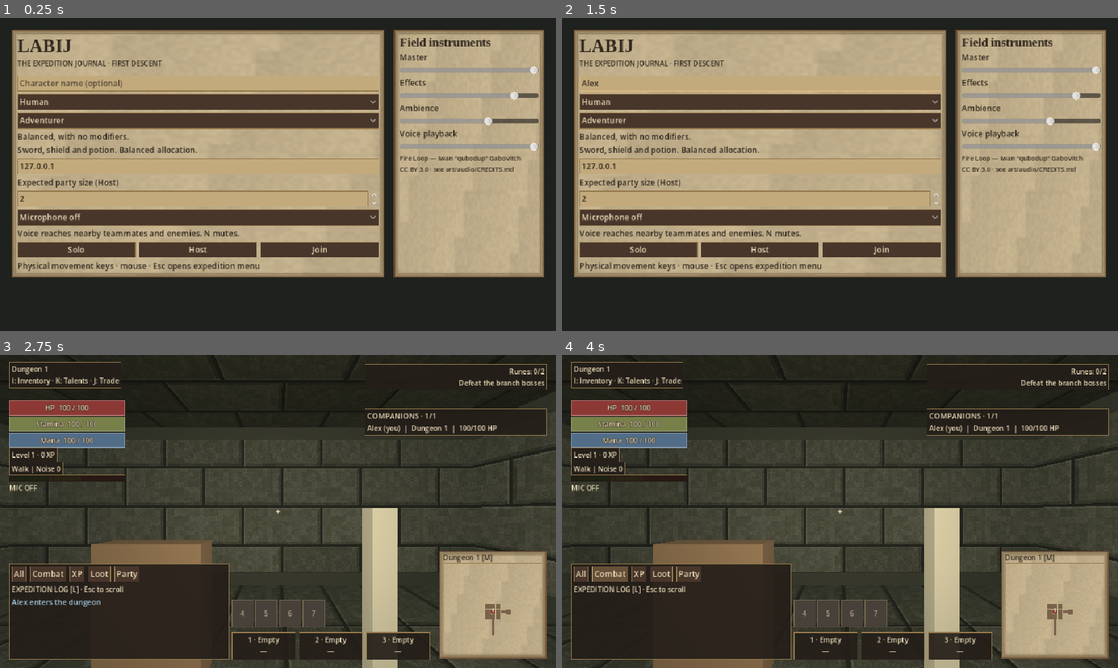
Above: before the commit, frames 1-4 (two rows, left to right).
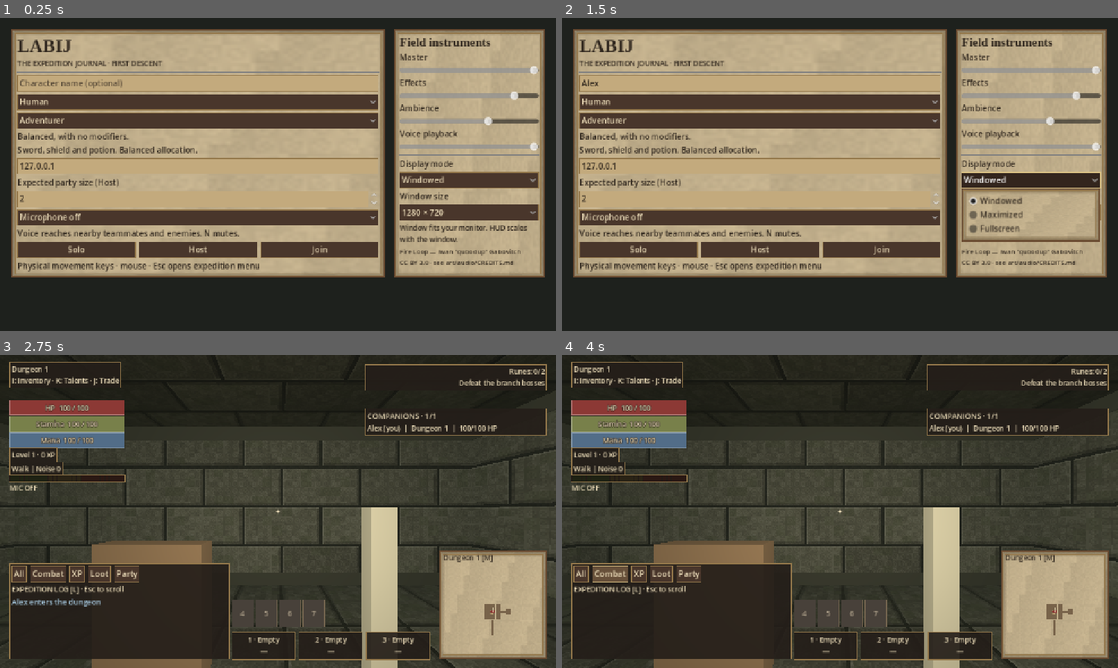
Above: after the commit, the same moments.

Repository: tdonnenfeld/LABIJ
Game: Godot game, scene res://game/main.tscn
Same seed, same stepped clock (60 frames per second), same inputs: the game is played once before the commit and once after it. Sound files missing from this copy of the repository are replaced by a short silence.
Inputs (mouse positions are in pixels of both pictures, inside the frame that each line leads up to):
- Up to frame 1 (0.25 s): no input
- Up to frame 2 (1.5 s): click (762, 83) at 0.52 s; type "Alex" at 0.6 s; click (1029, 180) at 1.25 s, where only the run after the commit has a clickable "Windowed"
- Up to frame 3 (2.75 s): click "Solo" at 2 s
- Up to frame 4 (4 s): click "All" at 2.75 s; click "Combat" at 3.5 s

The runs differ from the first frame. In frame 1, 10% of the frame differs, in the area x 2-98%, y 3-83%; in frame 2, 10%; in frame 3, 5.2%; in frame 4, 5.1%.

Commit message:
Increase default window size and add persistent display settings

Diff:
--- a/game/main.gd
+++ b/game/main.gd
@@ -3,6 +3,8 @@
 const NetMotion = preload("res://game/network/net_motion.gd")
 const PlayerSettings = preload("res://game/ui/player_settings.gd")
 const EscapeMenu = preload("res://game/ui/escape_menu.gd")
+const DisplayControls = preload("res://game/ui/display_controls.gd")
+var main_display: VBoxContainer
 var settings := PlayerSettings.new()
 var escape_menu: Control
 var lobby_locked := false
@@ -127,6 +129,7 @@
 	else:
 		AudioMix.ensure()
 		settings.load_file()
+		settings.apply_display(get_window())
 		_build_menu()
 		var canvas := CanvasLayer.new()
 		add_child(canvas)
@@ -445,6 +448,10 @@
 	audio_panel.add_child(audio_title)
 	for entry in [["Master", "Master", 1.0], ["Effects", AudioMix.EFFECTS, 0.85], ["Ambience", AudioMix.AMBIENCE, 0.65], ["Voice playback", AudioMix.VOICE, 1.0]]:
 		add_audio_slider(audio_panel, entry[0], entry[1], entry[2])
+	audio_panel.add_child(HSeparator.new())
+	main_display = DisplayControls.new()
+	main_display.settings = settings
+	audio_panel.add_child(main_display)
 	var credit := Label.new()
 	credit.text = "Fire Loop — Iwan \"qubodup\" Gabovitch\nCC BY 3.0 · see art/audio/CREDITS.md"
 	credit.add_theme_font_size_override("font_size", 11)
@@ -585,6 +592,7 @@
 		_remove(id)
 	Input.mouse_mode = Input.MOUSE_MODE_VISIBLE
 	if menu:
+		main_display.refresh()
 		menu.show()
 		status.text = "Choose Solo, Host or Join"
 
--- /dev/null
+++ b/game/ui/display_controls.gd
@@ -0,0 +1,49 @@
+extends VBoxContainer
+
+const Settings = preload("res://game/ui/player_settings.gd")
+signal changed
+var settings: RefCounted
+var mode_select: OptionButton
+var size_select: OptionButton
+var notice: Label
+
+func _ready() -> void:
+	var mode_label := Label.new()
+	mode_label.text = "Display mode"
+	add_child(mode_label)
+	mode_select = OptionButton.new()
+	for title in Settings.DISPLAY_MODES:
+		mode_select.add_item(title)
+	add_child(mode_select)
+	var size_label := Label.new()
+	size_label.text = "Window size"
+	add_child(size_label)
+	size_select = OptionButton.new()
+	for resolution in Settings.RESOLUTIONS:
+		size_select.add_item("%d × %d" % [resolution.x, resolution.y])
+	add_child(size_select)
+	notice = Label.new()
+	notice.autowrap_mode = TextServer.AUTOWRAP_WORD_SMART
+	notice.add_theme_font_size_override("font_size", 12)
+	add_child(notice)
+	mode_select.item_selected.connect(func(index):
+		settings.display_mode = index
+		apply())
+	size_select.item_selected.connect(func(index):
+		settings.resolution = Settings.RESOLUTIONS[index]
+		apply())
+	refresh()
+
+func refresh() -> void:
+	mode_select.select(settings.display_mode)
+	size_select.select(Settings.RESOLUTIONS.find(settings.resolution))
+	size_select.disabled = settings.display_mode != 0
+	notice.text = "Window fits your monitor. HUD scales with the window." if settings.display_mode == 0 else "Uses your desktop display size."
+
+func apply() -> void:
+	settings.apply_display(get_window())
+	var result: Error = settings.save_file()
+	refresh()
+	if result != OK:
+		notice.text = "Display settings could not be saved."
+	changed.emit()
--- a/game/ui/escape_menu.gd
+++ b/game/ui/escape_menu.gd
@@ -3,6 +3,8 @@
 const Parchment = preload("res://game/ui/parchment.gd")
 const Settings = preload("res://game/ui/player_settings.gd")
 const Mix = preload("res://game/audio/audio_mix.gd")
+const DisplayControls = preload("res://game/ui/display_controls.gd")
+var display_controls: VBoxContainer
 signal resume
 signal voice_changed(mode: int)
 signal mute_changed(muted: bool)
@@ -68,6 +70,7 @@
 	column.add_child(tabs)
 	build_keys()
 	build_sound()
+	build_display()
 	build_lobby()
 	build_exit()
 	notice = Label.new()
@@ -200,6 +203,13 @@
 		sliders[bus].set_value_no_signal(settings.volumes[bus])
 	voice_select.select(mode)
 	mute_check.set_pressed_no_signal(muted)
+
+func build_display() -> void:
+	var content := page("Display")
+	display_controls = DisplayControls.new()
+	display_controls.settings = settings
+	content.add_child(display_controls)
+	display_controls.changed.connect(func(): settings_changed.emit())
 
 func build_lobby() -> void:
 	var content := page("Lobby")
@@ -286,6 +296,7 @@
 	cancel_binding()
 	reset_confirmations()
 	sync_sound(mode, muted)
+	display_controls.refresh()
 	show()
 	move_to_front()
 
--- a/game/ui/player_settings.gd
+++ b/game/ui/player_settings.gd
@@ -24,6 +24,11 @@
 var bindings: Dictionary = DEFAULTS.duplicate()
 var volumes: Dictionary = AUDIO_DEFAULTS.duplicate()
 var sensitivity := 1.0
+const RESOLUTIONS := [Vector2i(960, 540), Vector2i(1280, 720), Vector2i(1600, 900), Vector2i(1920, 1080), Vector2i(2560, 1440)]
+const DEFAULT_RESOLUTION := Vector2i(1280, 720)
+const DISPLAY_MODES := ["Windowed", "Maximized", "Fullscreen"]
+var resolution := DEFAULT_RESOLUTION
+var display_mode := 0
 
 static func code_for(event: InputEvent) -> int:
 	if event is InputEventKey and event.pressed and not event.echo:
@@ -90,6 +95,10 @@
 			used.append(code)
 		if valid:
 			bindings = candidate
+		var saved_size: Variant = cfg.get_value("display", "resolution", DEFAULT_RESOLUTION)
+		var saved_mode: Variant = cfg.get_value("display", "mode", 0)
+		resolution = saved_size if saved_size is Vector2i and saved_size in RESOLUTIONS else DEFAULT_RESOLUTION
+		display_mode = saved_mode if saved_mode is int and saved_mode >= 0 and saved_mode < DISPLAY_MODES.size() else 0
 		var speed := float(cfg.get_value("controls", "sensitivity", 1.0))
 		if is_finite(speed):
 			sensitivity = clampf(speed, 0.25, 3.0)
@@ -105,4 +114,26 @@
 	for bus in volumes:
 		cfg.set_value("audio", bus, volumes[bus])
 	cfg.set_value("controls", "sensitivity", sensitivity)
+	cfg.set_value("display", "resolution", resolution)
+	cfg.set_value("display", "mode", display_mode)
 	return cfg.save(path)
+
+static func fit_window(requested: Vector2i, usable: Vector2i) -> Vector2i:
+	var scale := minf(1.0, minf(float(usable.x) / requested.x, float(usable.y) / requested.y))
+	return Vector2i(maxi(1, floori(requested.x * scale)), maxi(1, floori(requested.y * scale)))
+
+func apply_display(window: Window) -> void:
+	if DisplayServer.get_name() == "headless":
+		return
+	match display_mode:
+		1:
+			window.mode = Window.MODE_MAXIMIZED
+		2:
+			window.mode = Window.MODE_FULLSCREEN
+		_:
+			window.mode = Window.MODE_WINDOWED
+			var area := DisplayServer.screen_get_usable_rect(window.current_screen)
+			# Leave space for title bar and borders.
+			var usable := Vector2i(maxi(1, area.size.x - 24), maxi(1, area.size.y - 64))
+			window.size = fit_window(resolution, usable)
+			window.position = area.position + Vector2i(Vector2(area.size - window.size) * 0.5)
--- a/project.godot
+++ b/project.godot
@@ -6,6 +6,8 @@
 [display]
 window/size/viewport_width=960
 window/size/viewport_height=540
+window/size/window_width_override=1280
+window/size/window_height_override=720
 window/stretch/mode="canvas_items"
 [rendering]
 renderer/rendering_method="gl_compatibility"
--- a/tests/escape_menu.gd
+++ b/tests/escape_menu.gd
@@ -26,19 +26,32 @@
 	prefs.set_volume("Master", 0.45)
 	prefs.set_volume(Mix.EFFECTS, 0.0)
 	prefs.sensitivity = 1.5
+	prefs.resolution = Vector2i(1920, 1080)
+	prefs.display_mode = 2
+	check(Settings.fit_window(Vector2i(1920, 1080), Vector2i(1280, 720)) == Vector2i(1280, 720), "Fits smaller monitor")
+	check(Settings.fit_window(Vector2i(1280, 720), Vector2i(1920, 1080)) == Vector2i(1280, 720), "Keeps requested window size")
 	var path := "user://escape_menu_test.cfg"
 	check(prefs.save_file(path) == OK, "Settings save")
 	var loaded := Settings.new()
 	loaded.load_file(path)
 	check(loaded.bindings == prefs.bindings and is_equal_approx(loaded.sensitivity, 1.5), "Keys and sensitivity restored")
 	check(is_equal_approx(loaded.volumes["Master"], 0.45) and AudioServer.is_bus_mute(AudioServer.get_bus_index(Mix.EFFECTS)), "Volume restored")
+	check(loaded.resolution == prefs.resolution and loaded.display_mode == 2, "Display restored")
+	var invalid := ConfigFile.new()
+	invalid.set_value("display", "resolution", Vector2i(-10, 0))
+	invalid.set_value("display", "mode", 999)
+	invalid.save(path)
+	loaded.load_file(path)
+	check(loaded.resolution == Settings.DEFAULT_RESOLUTION and loaded.display_mode == 0, "Invalid display settings reset")
 	DirAccess.remove_absolute(ProjectSettings.globalize_path(path))
 	loaded.reset_keys()
 	check(loaded.bindings == Settings.DEFAULTS, "Defaults restored")
 	var game = load("res://game/main.tscn").instantiate()
 	root.add_child(game)
 	await process_frame
-	check(game.escape_menu != null and not game.escape_menu.visible and game.escape_menu.tabs.get_tab_count() == 4, "Four menu tabs")
+	check(game.escape_menu != null and not game.escape_menu.visible and game.escape_menu.tabs.get_tab_count() == 5, "Five menu tabs")
+	check(game.main_display.size_select.item_count == Settings.RESOLUTIONS.size(), "Main menu resolution selector")
+	check(game.escape_menu.display_controls.mode_select.item_count == 3, "In-game display modes")
 	game._solo()
 	game.open_escape_menu()
 	check(game.escape_menu.visible and Input.mouse_mode != Input.MOUSE_MODE_CAPTURED and game.active and not paused, "Menu does not pause simulation")
